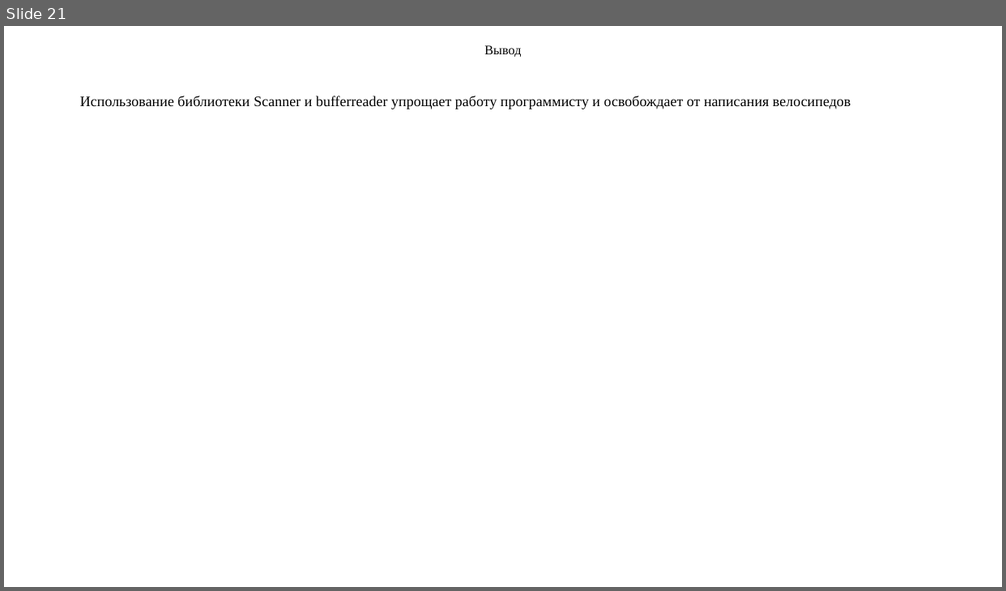
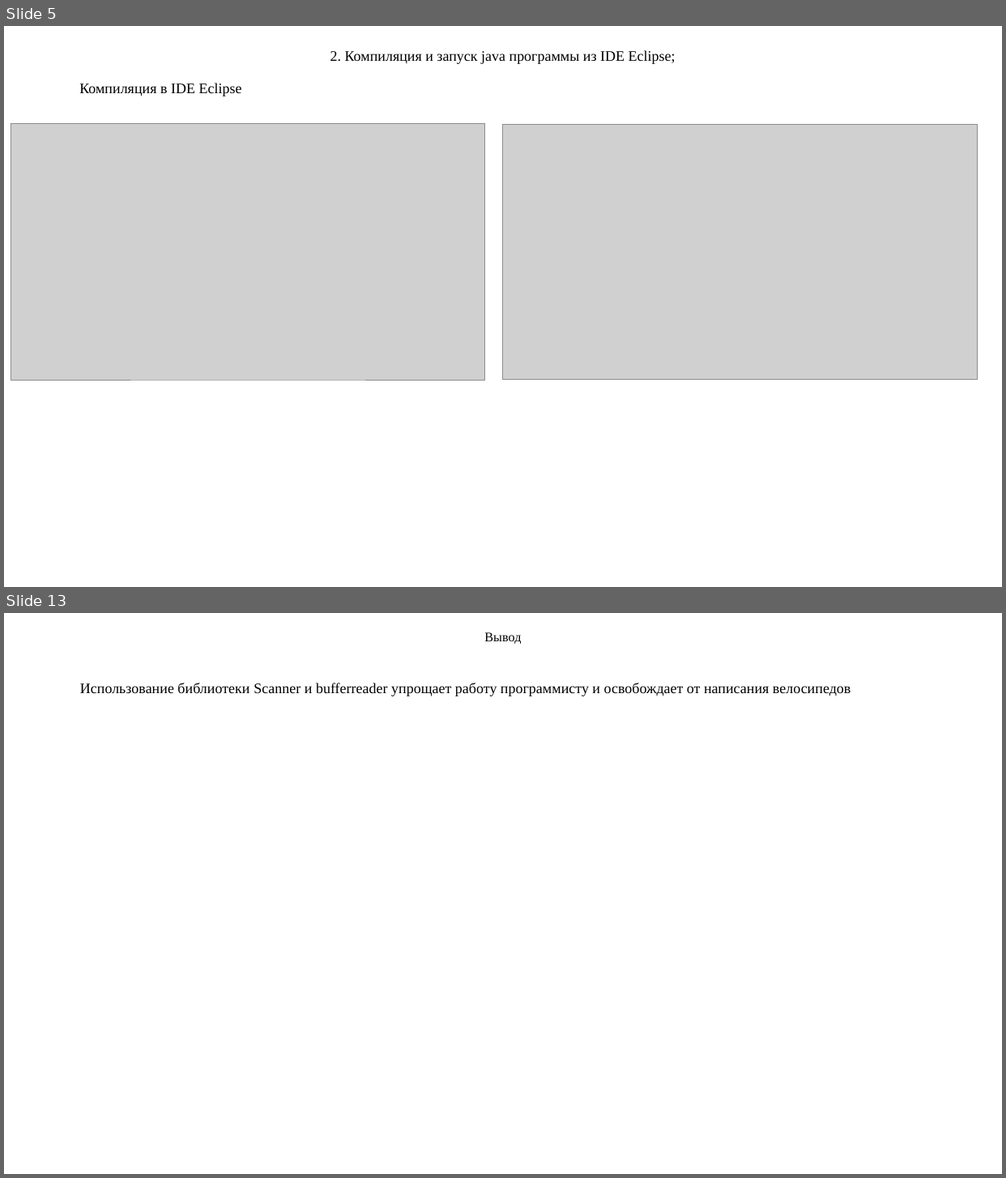
Before and after one commit to Vladnwx/Learn2023-2024, a slide deck: src/lr2/РИЗ-130916у Савельев В.Н. Отчет о выполнении ЛР2.pptx. Shown one above the other, each under a label of ours: slide 21 before the commit, slides 5 and 13 after it; the slides between them are not shown. The pictures are 1006x591 and 1006x1178 pixels, drawn with LibreOffice and Linux fonts; fonts in the diff are those of the drawing; grey boxes stand for pictures. Boxes give left, top, right and bottom in pixels: in the first picture for what was removed or moved away, otherwise in the second. Text is boxed around its words. In the diff, an @@ line names an element or a change of style, - is before the commit and + after.

```diff
--- a/src/lr2/РИЗ-130916у Савельев В.Н. Отчет о выполнении ЛР2.pptx
+++ b/src/lr2/РИЗ-130916у Савельев В.Н. Отчет о выполнении ЛР2.pptx
@@ slide 5 added at (4, 26, 1002, 587), background #FFFFFF @@
@@ title added at (330, 50, 675, 64), 14 pt, text #000000 @@
+2. Компиляция и запуск java программы из IDE Eclipse;
@@ text added at (79, 83, 242, 96), 14 pt, text #000000 @@
+Компиляция в IDE Eclipse
@@ picture added at (10, 124, 485, 380) @@
@@ picture added at (503, 124, 978, 380) @@
@@ what was slide 21 is now slide 13 @@
```
Also in this commit, not shown: 7 slides changed, 4 other slides added, 13 slides removed, 5 other files.
